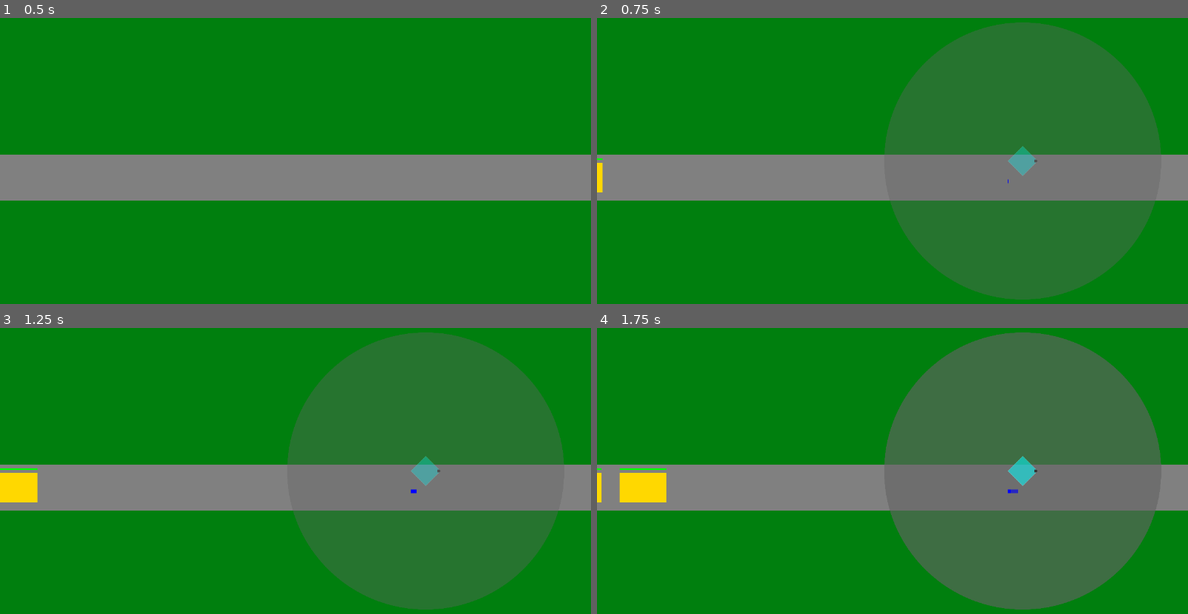
Above: before the commit, frames 1-4 (two rows, left to right).
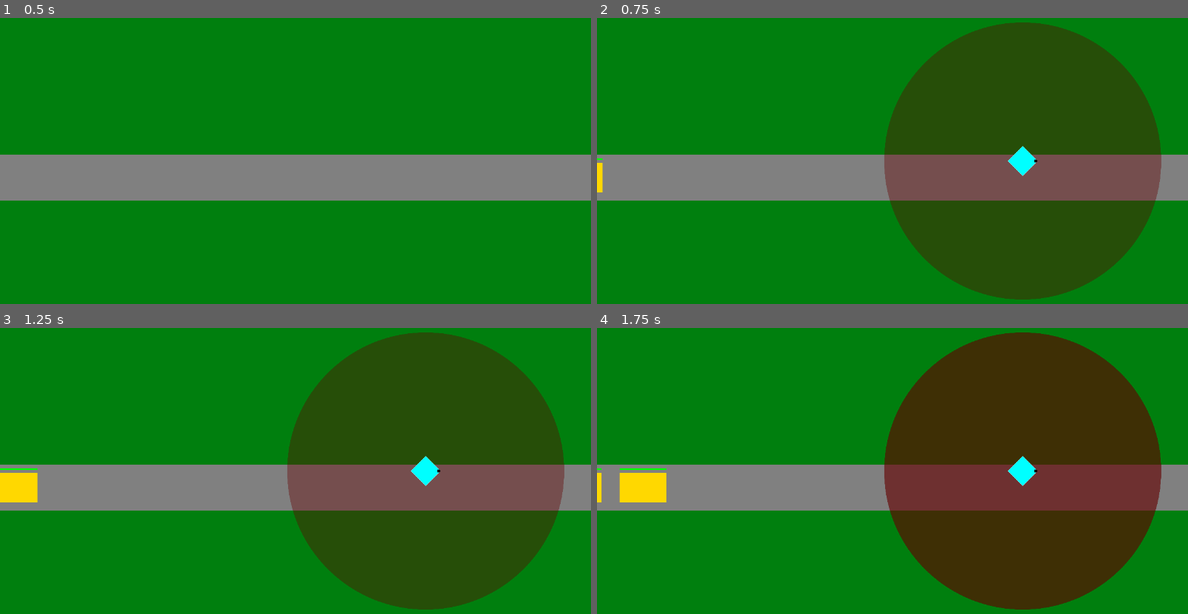
Above: after the commit, the same moments.

Repository: phrasmotica/godot-tower-defence
Game: Godot game, scene res://scenes/game.tscn
Same seed, same stepped clock (60 frames per second), same inputs: the game is played once before the commit and once after it.
Inputs (mouse positions are in pixels of both pictures, inside the frame that each line leads up to):
- Up to frame 1 (0.5 s): no input
- Up to frame 2 (0.75 s): tap Enter (ui_accept) at 0.5 s; move the mouse to (1022, 161) at 0.52 s; hold U (tower_upgrade) from 0.53 s (still down); tap 1 (tower_1) at 0.6 s; click (1022, 161) at 0.67 s
- Up to frame 3 (1.25 s): keep holding U (tower_upgrade); tap Enter (ui_accept) at 0.77 s
- Up to frame 4 (1.75 s): move the mouse to (1022, 471) at 1.27 s; release U (tower_upgrade) at 1.28 s; tap 1 (tower_1) at 1.35 s; click (1022, 471) at 1.42 s; tap Enter (ui_accept) at 1.52 s

Frame 1 is identical in both runs. In frame 2, 36% of the frame differs, in the area x 48-96%, y 1-99%; in frame 3, 36%; in frame 4, 36%.

Commit message:
Prevent tower from being placed on path

Diff:
--- a/scenes/gun_tower.tscn
+++ b/scenes/gun_tower.tscn
@@ -244,6 +244,7 @@
 
 [node name="CollisionArea" type="Area2D" parent="."]
 collision_layer = 4
+collision_mask = 4
 
 [node name="CollisionShape" type="CollisionShape2D" parent="CollisionArea"]
 shape = SubResource("RectangleShape2D_p0cbx")
@@ -328,6 +329,8 @@
 
 [node name="Barrel" parent="." instance=ExtResource("7_mplx0")]
 
+[connection signal="area_entered" from="CollisionArea" to="." method="_on_collision_area_area_entered"]
+[connection signal="area_exited" from="CollisionArea" to="." method="_on_collision_area_area_exited"]
 [connection signal="input_event" from="CollisionArea" to="." method="_on_collision_area_input_event"]
 [connection signal="mouse_entered" from="CollisionArea" to="." method="_on_collision_area_mouse_entered"]
 [connection signal="mouse_exited" from="CollisionArea" to="." method="_on_collision_area_mouse_exited"]
--- a/scripts/tower.gd
+++ b/scripts/tower.gd
@@ -6,12 +6,14 @@
 var price: int = 1
 
 @onready var range_node = $Range
+@onready var range_sprite = $Range/RangeSprite
 @onready var selection_node = $Selection
 @onready var levels_node = $Levels
 
 var path: Path
 var tower_mode = TowerMode.PLACING
 var is_selected = false
+var is_valid_location = false
 
 signal on_placed(tower: Tower)
 signal on_upgrade_start(tower: Tower, next_level: TowerLevel)
@@ -19,6 +21,7 @@
 signal on_deselected
 
 func _ready():
+	is_valid_location = true
 	deselect()
 
 func _process(delta):
@@ -35,6 +38,9 @@
 func is_placing():
 	return tower_mode == TowerMode.PLACING
 
+func can_be_placed():
+	return is_placing() and is_valid_location
+
 func set_warming_up():
 	tower_mode = TowerMode.WARMUP
 	levels_node.start_warmup()
@@ -47,6 +53,12 @@
 
 func set_upgrading():
 	tower_mode = TowerMode.UPGRADING
+
+func set_default_look():
+	range_sprite.modulate = Color.WHITE
+
+func set_error_look():
+	range_sprite.modulate = Color.RED
 
 func scan(delta):
 	var near_enemy = get_near_enemy()
@@ -107,7 +119,7 @@
 
 func _on_collision_area_input_event(_viewport:Node, event:InputEvent, _shape_idx:int):
 	if event.is_pressed():
-		if tower_mode == TowerMode.PLACING:
+		if can_be_placed():
 			set_warming_up()
 			on_placed.emit(self)
 
@@ -141,3 +153,13 @@
 func _on_levels_upgraded():
 	print("Gun tower upgrade finished")
 	set_firing()
+
+func _on_collision_area_area_entered(_area:Area2D):
+	print("Gun tower entered path area")
+	is_valid_location = false
+	set_error_look()
+
+func _on_collision_area_area_exited(_area:Area2D):
+	print("Gun tower exited path area")
+	is_valid_location = true
+	set_default_look()
